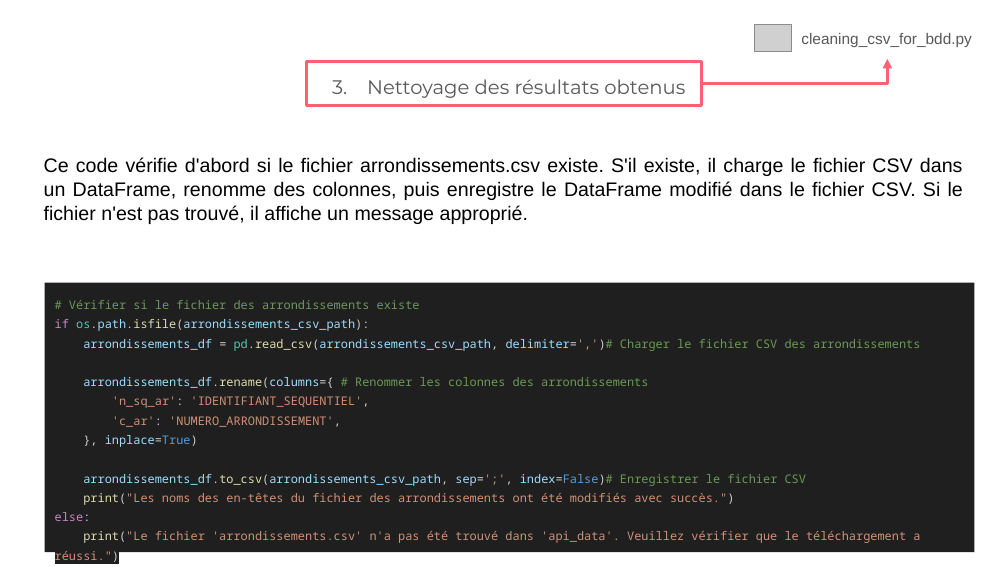
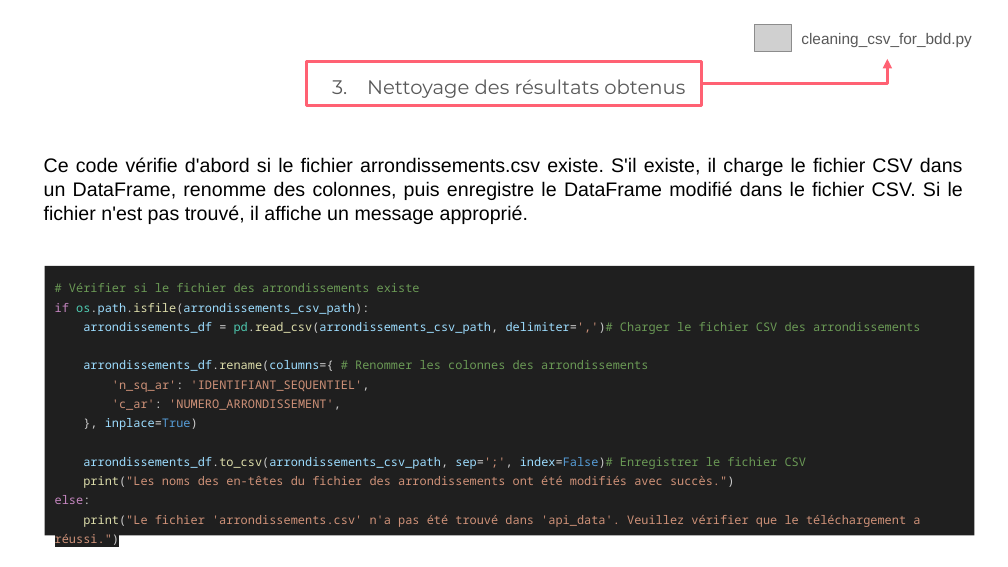
Before and after one commit to melanie-donne/Analyse_immobilier_paris, a slide deck: slide 9 of rapports/Soutenance Mélanie Donne - JEMS - Datascientest.pptx. Drawn at 1008x567 pixels with LibreOffice and Linux fonts; fonts in the diff are those of the drawing; grey boxes stand for pictures. Boxes give left, top, right and bottom in pixels: in the first picture for what was removed or moved away, otherwise in the second. Text is boxed around its words. In the diff, an @@ line names an element or a change of style, - is before the commit and + after.

```diff
--- a/rapports/Soutenance Mélanie Donne - JEMS - Datascientest.pptx
+++ b/rapports/Soutenance Mélanie Donne - JEMS - Datascientest.pptx
@@ rectangle "# Vérifier si le fichier ...": place and size @@
-rectangle "# Vérifier si le fichier ..." at (44,282,974,552)
+rectangle "# Vérifier si le fichier ..." at (44,266,974,536)
```
Also in this commit, not shown: 9 other slides changed, 1 slide removed, 2 other files.
